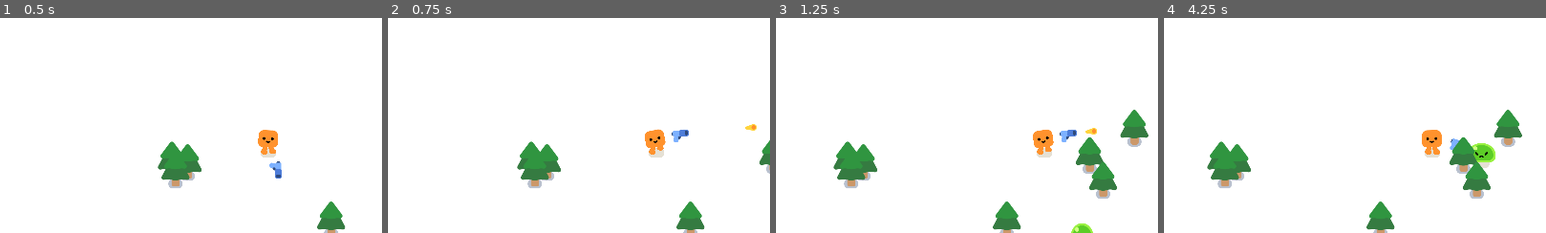
Above: before the commit, frames 1-4 (left to right).
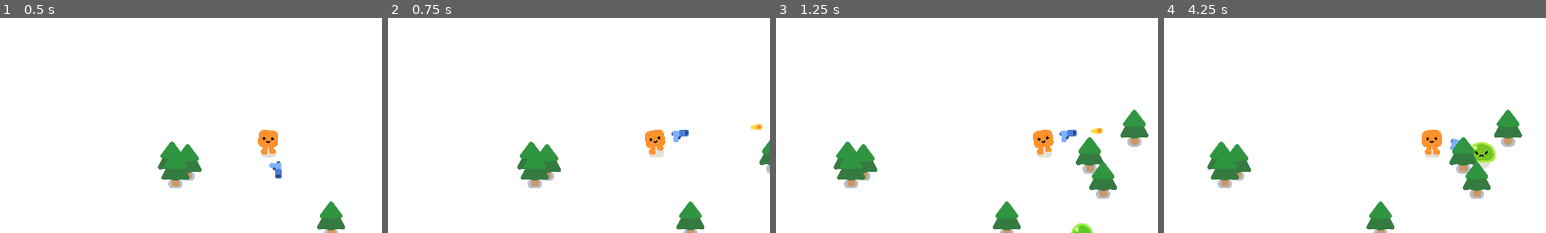
Above: after the commit, the same moments.

Repository: Arfitale/Vampire-2D-Shooter
Game: Godot game, scene res://game.tscn
Two runs of this game, one before a commit and one after it. Both use one fixed random seed, a clock stepped at 60 frames per second and the inputs below.
Inputs (mouse positions are % of the whole screen's width and height, from its top left):
- Up to frame 1 (0.5 s): no input
- Up to frame 2 (0.75 s): tap Enter at 0.5 s; move the mouse to (72, 45) at 0.52 s; press the mouse at (72, 45) at 0.53 s; hold D (move_right) from 0.53 s (still down)
- Up to frame 3 (1.25 s): keep holding D (move_right)
- Up to frame 4 (4.25 s): move the mouse to (30, 55) at 1.27 s; release D (move_right) at 1.28 s; release the mouse at (30, 55) at 1.28 s; hold S (move_down) 1.28-2.03 s; click (30, 55) at 1.35 s; move the mouse to (60, 28) at 2.02 s; press the mouse at (60, 28) at 2.03 s; hold D (move_right) 2.03-2.78 s; move the mouse to (45, 70) at 2.77 s; release the mouse at (45, 70) at 2.78 s; hold W (move_up) 2.78-3.53 s; click (45, 70) at 2.85 s; move the mouse to (80, 65) at 3.52 s; press the mouse at (80, 65) at 3.53 s; hold A (move_left) from 3.53 s (still down)
The pictures show only the part of the screen within x 15-65%, y 19-69%; the shares and areas given below are measured in that part.

Frame 1 is identical in both runs. In frame 2, 0.1% of the frame differs, in the area x 93-98%, y 48-53%; in frame 3, 0.1%; in frame 4, 0.3%, in the area x 80-87%, y 57-68%.

Commit message:
add smoke effect on mob death and adjust bullet spawn position

Diff:
--- a/characters/mobs.gd
+++ b/characters/mobs.gd
@@ -32,6 +32,10 @@
 	health -= damage
 	if health <= 0:
 		queue_free()
+		var smoke_scene := preload("res://smoke_explosion/smoke_explosion.tscn")
+		var smoke := smoke_scene.instantiate()
+		smoke.global_position = global_position
+		get_parent().add_child(smoke)
 		return
 
 	$Slime.play_hurt()
--- a/pistol/gun.tscn
+++ b/pistol/gun.tscn
@@ -24,4 +24,4 @@
 texture = ExtResource("1_kmld4")
 
 [node name="BulletSpawn" type="Marker2D" parent="WeaponPivot/Pistol"]
-position = Vector2(25, -10)
+position = Vector2(48, -10)
